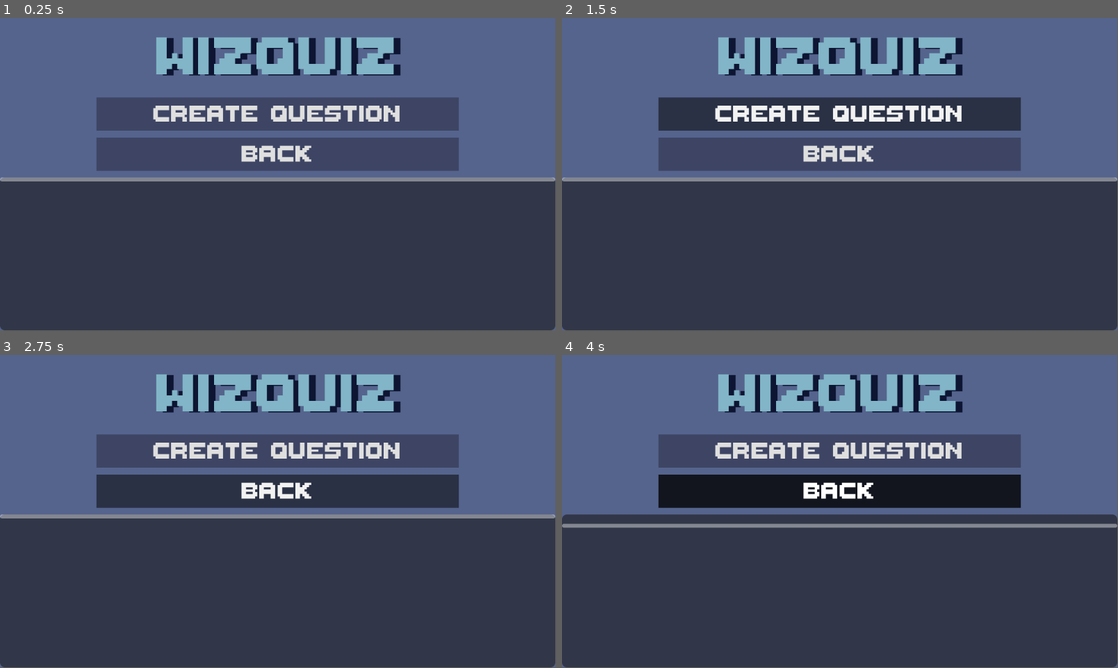
Above: before the commit, frames 1-4 (two rows, left to right).
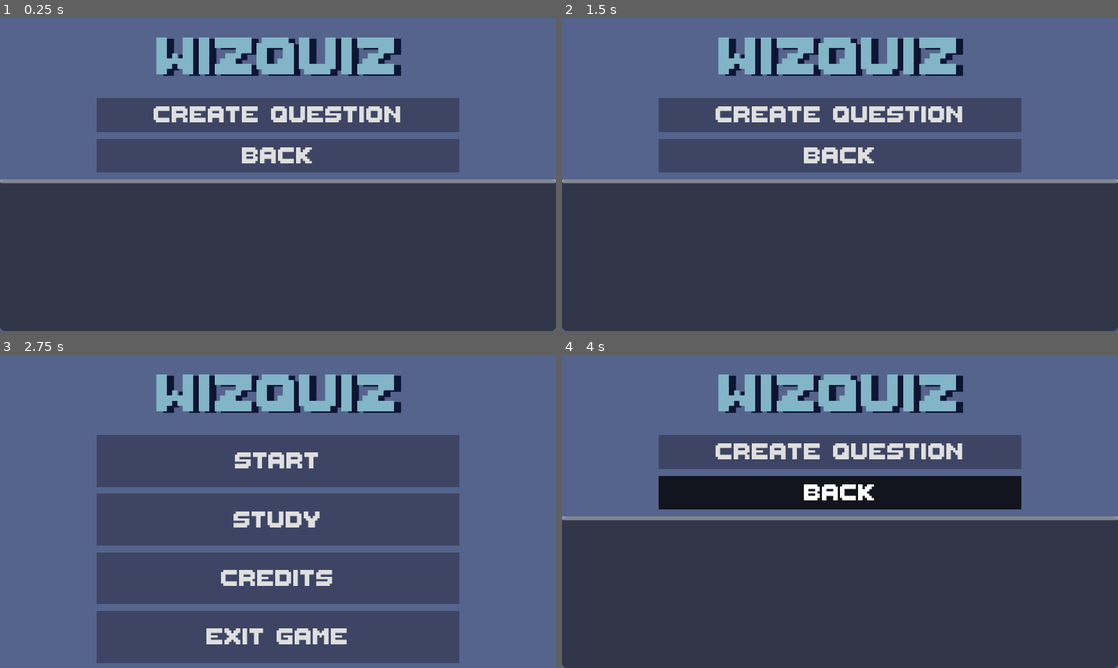
Above: after the commit, the same moments.

Repository: Luckac69/Congress_Application_Challenge_2023
Game: Godot game, scene res://Scenes/study_menu.tscn
Same seed, same stepped clock (60 frames per second), same inputs: the game is played once before the commit and once after it. This scene is started directly instead of the project's main scene.
Inputs (mouse positions are in pixels of both pictures, inside the frame that each line leads up to):
- Up to frame 1 (0.25 s): no input
- Up to frame 2 (1.5 s): click "Create QUESTION" at 0.5 s; click "Create QUESTION" at 1.25 s
- Up to frame 3 (2.75 s): click "BACK" at 2 s
- Up to frame 4 (4 s): click (840, 520) at 2.75 s, where only the run after the commit has a clickable "STUDY"; tap Enter at 3.5 s; move the mouse to (962, 495) at 3.52 s; press the mouse at (962, 495) at 3.53 s; hold D (right) from 3.53 s (still down)
In our replay, the window is 799x449 before the commit and 800x450 after it. These sizes can differ from the game's own. Grey fills any space a smaller window leaves; there, only what the larger window draws over its background counts as a difference.

The runs differ from the first frame. In frame 1, 3.8% of the frame differs, in the area x 0-100%, y 0-100%; in frame 2, 8.9%; in frame 3, 61%, in the area x 0-100%, y 6-100%; in frame 4, 5.9%.

Commit message:
Added Question Answering and Question Creation Gui
only added gui functionality not so much

Diff:
--- /dev/null
+++ b/QuestionAnswer.tscn
@@ -0,0 +1,159 @@
+[gd_scene load_steps=5 format=3 uid="uid://k7eusrjpuycy"]
+
+[ext_resource type="FontFile" uid="uid://ewapdr1gqw01" path="res://PreFabs/ThaleahFat.ttf" id="1_b5icy"]
+
+[sub_resource type="StyleBoxFlat" id="StyleBoxFlat_n15j1"]
+bg_color = Color(0.101961, 0.0862745, 0.145098, 0.392157)
+
+[sub_resource type="StyleBoxFlat" id="StyleBoxFlat_fn8vc"]
+bg_color = Color(0, 0, 0, 0.509804)
+
+[sub_resource type="StyleBoxFlat" id="StyleBoxFlat_2h1n5"]
+bg_color = Color(0, 0, 0, 0.784314)
+
+[node name="Control" type="Control"]
+layout_mode = 3
+anchors_preset = 15
+anchor_right = 1.0
+anchor_bottom = 1.0
+grow_horizontal = 2
+grow_vertical = 2
+
+[node name="ColorRect" type="ColorRect" parent="."]
+offset_right = 1152.0
+offset_bottom = 648.0
+color = Color(0.333333, 0.392157, 0.552941, 1)
+
+[node name="MarginContainer" type="MarginContainer" parent="."]
+offset_right = 1152.0
+offset_bottom = 648.0
+
+[node name="VBoxContainer" type="VBoxContainer" parent="MarginContainer"]
+layout_mode = 2
+
+[node name="Title" type="Label" parent="MarginContainer/VBoxContainer"]
+layout_mode = 2
+size_flags_vertical = 0
+size_flags_stretch_ratio = 88.8
+theme_override_colors/font_color = Color(0.505882, 0.709804, 0.780392, 1)
+theme_override_colors/font_shadow_color = Color(0.0509804, 0.0823529, 0.2, 1)
+theme_override_constants/shadow_offset_x = 14
+theme_override_constants/shadow_offset_y = 2
+theme_override_fonts/font = ExtResource("1_b5icy")
+theme_override_font_sizes/font_size = 175
+text = "WizQuiz"
+horizontal_alignment = 1
+vertical_alignment = 1
+
+[node name="QuizZone" type="VBoxContainer" parent="MarginContainer/VBoxContainer"]
+layout_mode = 2
+size_flags_vertical = 3
+size_flags_stretch_ratio = 0.0
+alignment = 1
+
+[node name="QuestionBox" type="VBoxContainer" parent="MarginContainer/VBoxContainer/QuizZone"]
+layout_mode = 2
+size_flags_vertical = 3
+
+[node name="QuestionMargin" type="MarginContainer" parent="MarginContainer/VBoxContainer/QuizZone/QuestionBox"]
+layout_mode = 2
+size_flags_vertical = 3
+theme_override_constants/margin_left = 0
+theme_override_constants/margin_right = 0
+theme_override_constants/margin_bottom = 20
+
+[node name="ColorRect" type="ColorRect" parent="MarginContainer/VBoxContainer/QuizZone/QuestionBox/QuestionMargin"]
+layout_mode = 2
+color = Color(0.191406, 0.214844, 0.277344, 1)
+
+[node name="Label" type="Label" parent="MarginContainer/VBoxContainer/QuizZone/QuestionBox/QuestionMargin"]
+layout_mode = 2
+size_flags_vertical = 1
+theme_override_fonts/font = ExtResource("1_b5icy")
+theme_override_font_sizes/font_size = 45
+vertical_alignment = 1
+autowrap_mode = 3
+
+[node name="AnswerChoicesTop" type="HBoxContainer" parent="MarginContainer/VBoxContainer/QuizZone"]
+layout_mode = 2
+size_flags_vertical = 3
+
+[node name="AnswerChoiceOne" type="MarginContainer" parent="MarginContainer/VBoxContainer/QuizZone/AnswerChoicesTop"]
+layout_mode = 2
+size_flags_horizontal = 3
+theme_override_constants/margin_left = 20
+theme_override_constants/margin_right = 20
+theme_override_constants/margin_bottom = 20
+
+[node name="AnswerButton" type="Button" parent="MarginContainer/VBoxContainer/QuizZone/AnswerChoicesTop/AnswerChoiceOne"]
+layout_mode = 2
+focus_mode = 0
+theme_override_constants/outline_size = 0
+theme_override_fonts/font = ExtResource("1_b5icy")
+theme_override_font_sizes/font_size = 45
+theme_override_styles/normal = SubResource("StyleBoxFlat_n15j1")
+theme_override_styles/hover = SubResource("StyleBoxFlat_fn8vc")
+theme_override_styles/pressed = SubResource("StyleBoxFlat_2h1n5")
+alignment = 0
+text_overrun_behavior = 1
+
+[node name="AnswerChoiceTwo" type="MarginContainer" parent="MarginContainer/VBoxContainer/QuizZone/AnswerChoicesTop"]
+layout_mode = 2
+size_flags_horizontal = 3
+theme_override_constants/margin_left = 20
+theme_override_constants/margin_right = 20
+theme_override_constants/margin_bottom = 20
+
+[node name="AnswerButton" type="Button" parent="MarginContainer/VBoxContainer/QuizZone/AnswerChoicesTop/AnswerChoiceTwo"]
+layout_mode = 2
+focus_mode = 0
+theme_override_constants/outline_size = 0
+theme_override_fonts/font = ExtResource("1_b5icy")
+theme_override_font_sizes/font_size = 45
+theme_override_styles/normal = SubResource("StyleBoxFlat_n15j1")
+theme_override_styles/hover = SubResource("StyleBoxFlat_fn8vc")
+theme_override_styles/pressed = SubResource("StyleBoxFlat_2h1n5")
+alignment = 0
+text_overrun_behavior = 1
+
+[node name="AnswerChoicesBottom" type="HBoxContainer" parent="MarginContainer/VBoxContainer/QuizZone"]
+layout_mode = 2
+size_flags_vertical = 3
+
+[node name="AnswerChoiceOne" type="MarginContainer" parent="MarginContainer/VBoxContainer/QuizZone/AnswerChoicesBottom"]
+layout_mode = 2
+size_flags_horizontal = 3
+theme_override_constants/margin_left = 20
+theme_override_constants/margin_right = 20
+theme_override_constants/margin_bottom = 20
+
+[node name="AnswerButton" type="Button" parent="MarginContainer/VBoxContainer/QuizZone/AnswerChoicesBottom/AnswerChoiceOne"]
+layout_mode = 2
+focus_mode = 0
+theme_override_constants/outline_size = 0
+theme_override_fonts/font = ExtResource("1_b5icy")
+theme_override_font_sizes/font_size = 45
+theme_override_styles/normal = SubResource("StyleBoxFlat_n15j1")
+theme_override_styles/hover = SubResource("StyleBoxFlat_fn8vc")
+theme_override_styles/pressed = SubResource("StyleBoxFlat_2h1n5")
+alignment = 0
+text_overrun_behavior = 1
+
+[node name="AnswerChoiceTwo" type="MarginContainer" parent="MarginContainer/VBoxContainer/QuizZone/AnswerChoicesBottom"]
+layout_mode = 2
+size_flags_horizontal = 3
+theme_override_constants/margin_left = 20
+theme_override_constants/margin_right = 20
+theme_override_constants/margin_bottom = 20
+
+[node name="AnswerButton" type="Button" parent="MarginContainer/VBoxContainer/QuizZone/AnswerChoicesBottom/AnswerChoiceTwo"]
+layout_mode = 2
+focus_mode = 0
+theme_override_constants/outline_size = 0
+theme_override_fonts/font = ExtResource("1_b5icy")
+theme_override_font_sizes/font_size = 45
+theme_override_styles/normal = SubResource("StyleBoxFlat_n15j1")
+theme_override_styles/hover = SubResource("StyleBoxFlat_fn8vc")
+theme_override_styles/pressed = SubResource("StyleBoxFlat_2h1n5")
+alignment = 0
+text_overrun_behavior = 1
--- a/Scenes/main_menu.gd
+++ b/Scenes/main_menu.gd
@@ -1,15 +1,11 @@
 extends Control
-
-@export var mainGameScene : PackedScene
-
-
 
 func _on_start_button_button_up():
 	get_tree().change_scene_to_file("res://Scenes/World.tscn")
 
 
 func _on_study_button_button_up():
-	pass # Replace with function body.
+	get_tree().change_scene_to_file("res://Scenes/study_menu.tscn")
 
 
 func _on_credit_button_button_up():
--- /dev/null
+++ b/Scenes/study_menu.gd
@@ -0,0 +1,8 @@
+extends Control
+
+func _on_create_button_button_up():
+	get_tree().change_scene_to_file("res://question_create_menu.tscn")
+
+
+func _on_back_button_button_up():
+	get_tree().change_scene_to_file("res://Scenes/main_menu.tscn")
--- a/Scenes/study_menu.tscn
+++ b/Scenes/study_menu.tscn
@@ -1,5 +1,6 @@
-[gd_scene load_steps=5 format=3 uid="uid://cbu3ebt4vqksk"]
+[gd_scene load_steps=6 format=3 uid="uid://cbu3ebt4vqksk"]
 
+[ext_resource type="Script" path="res://Scenes/study_menu.gd" id="1_ax0j1"]
 [ext_resource type="FontFile" uid="uid://ewapdr1gqw01" path="res://PreFabs/ThaleahFat.ttf" id="1_ivmrx"]
 
 [sub_resource type="StyleBoxFlat" id="StyleBoxFlat_jgita"]
@@ -18,6 +19,7 @@
 anchor_bottom = 1.0
 grow_horizontal = 2
 grow_vertical = 2
+script = ExtResource("1_ax0j1")
 
 [node name="ColorRect" type="ColorRect" parent="."]
 layout_mode = 0
@@ -53,14 +55,14 @@
 size_flags_stretch_ratio = 0.0
 alignment = 1
 
-[node name="StartContainer" type="MarginContainer" parent="MarginContainer/VBoxContainer/VBoxContainer"]
+[node name="CreateButtonContainer" type="MarginContainer" parent="MarginContainer/VBoxContainer/VBoxContainer"]
 layout_mode = 2
 size_flags_vertical = 3
 theme_override_constants/margin_left = 200
 theme_override_constants/margin_right = 200
 theme_override_constants/margin_bottom = 10
 
-[node name="StartButton" type="Button" parent="MarginContainer/VBoxContainer/VBoxContainer/StartContainer"]
+[node name="CreateButton" type="Button" parent="MarginContainer/VBoxContainer/VBoxContainer/CreateButtonContainer"]
 layout_mode = 2
 focus_mode = 0
 theme_override_constants/outline_size = 0
@@ -71,14 +73,14 @@
 theme_override_styles/pressed = SubResource("StyleBoxFlat_s4g8y")
 text = "Create QUESTION"
 
-[node name="ExitGameContainer" type="MarginContainer" parent="MarginContainer/VBoxContainer/VBoxContainer"]
+[node name="BackButtonContainer" type="MarginContainer" parent="MarginContainer/VBoxContainer/VBoxContainer"]
 layout_mode = 2
 size_flags_vertical = 3
 theme_override_constants/margin_left = 200
 theme_override_constants/margin_right = 200
 theme_override_constants/margin_bottom = 10
 
-[node name="ExitButton" type="Button" parent="MarginContainer/VBoxContainer/VBoxContainer/ExitGameContainer"]
+[node name="BackButton" type="Button" parent="MarginContainer/VBoxContainer/VBoxContainer/BackButtonContainer"]
 layout_mode = 2
 focus_mode = 0
 theme_override_constants/outline_size = 0
@@ -94,3 +96,6 @@
 layout_mode = 2
 size_flags_horizontal = 1
 size_flags_vertical = 3
+
+[connection signal="button_up" from="MarginContainer/VBoxContainer/VBoxContainer/CreateButtonContainer/CreateButton" to="." method="_on_create_button_button_up"]
+[connection signal="button_up" from="MarginContainer/VBoxContainer/VBoxContainer/BackButtonContainer/BackButton" to="." method="_on_back_button_button_up"]
--- a/project.godot
+++ b/project.godot
@@ -18,6 +18,10 @@
 [autoload]
 
 GlobalScript="*res://global.gd"
+
+[display]
+
+window/stretch/mode="canvas_items"
 
 [input]
 
--- /dev/null
+++ b/question_create_menu.gd
@@ -0,0 +1,25 @@
+extends Control
+
+@export var Question : TextEdit
+
+@export var Answer1 : TextEdit
+@export var Answer2 : TextEdit
+@export var Answer3 : TextEdit
+@export var Answer4 : TextEdit
+
+
+
+func _on_create_button_button_up():
+	print(Question.text)
+	print(Answer1.text)
+	print(Answer2.text)
+	print(Answer3.text)
+	print(Answer4.text)
+
+	get_tree().change_scene_to_file("res://Scenes/study_menu.tscn")
+
+
+
+
+func _on_back_button_button_up():
+	get_tree().change_scene_to_file("res://Scenes/study_menu.tscn")
--- /dev/null
+++ b/question_create_menu.tscn
@@ -0,0 +1,196 @@
+[gd_scene load_steps=9 format=3 uid="uid://blm87mvoctsbj"]
+
+[ext_resource type="Script" path="res://question_create_menu.gd" id="1_ehp2s"]
+[ext_resource type="FontFile" uid="uid://ewapdr1gqw01" path="res://PreFabs/ThaleahFat.ttf" id="1_q36vf"]
+
+[sub_resource type="StyleBoxFlat" id="StyleBoxFlat_axccu"]
+bg_color = Color(0.101961, 0.0862745, 0.145098, 0.392157)
+
+[sub_resource type="StyleBoxFlat" id="StyleBoxFlat_trjkx"]
+bg_color = Color(0, 0, 0, 0.509804)
+
+[sub_resource type="StyleBoxFlat" id="StyleBoxFlat_nnka3"]
+bg_color = Color(0, 0, 0, 0.784314)
+
+[sub_resource type="StyleBoxFlat" id="StyleBoxFlat_bm0j1"]
+bg_color = Color(0.101961, 0.0862745, 0.145098, 0.392157)
+
+[sub_resource type="StyleBoxFlat" id="StyleBoxFlat_bduj1"]
+bg_color = Color(0, 0, 0, 0.509804)
+
+[sub_resource type="StyleBoxFlat" id="StyleBoxFlat_rgnqm"]
+bg_color = Color(0, 0, 0, 0.784314)
+
+[node name="QuestionCreateMenu" type="Control" node_paths=PackedStringArray("Question", "Answer1", "Answer2", "Answer3", "Answer4")]
+layout_mode = 3
+anchors_preset = 15
+anchor_right = 1.0
+anchor_bottom = 1.0
+grow_horizontal = 2
+grow_vertical = 2
+script = ExtResource("1_ehp2s")
+Question = NodePath("MarginContainer/VBoxContainer/QuizZone/QuestionBox/QuestionMargin/QuestionTextEnter")
+Answer1 = NodePath("MarginContainer/VBoxContainer/QuizZone/AnswerChoicesTop/AnswerChoiceOne/TextEdit")
+Answer2 = NodePath("MarginContainer/VBoxContainer/QuizZone/AnswerChoicesTop/AnswerChoiceTwo/TextEdit2")
+Answer3 = NodePath("MarginContainer/VBoxContainer/QuizZone/AnswerChoicesBottom/AnswerChoiceOne/TextEdit")
+Answer4 = NodePath("MarginContainer/VBoxContainer/QuizZone/AnswerChoicesBottom/AnswerChoiceTwo/TextEdit2")
+
+[node name="ColorRect" type="ColorRect" parent="."]
+layout_mode = 0
+offset_right = 1152.0
+offset_bottom = 648.0
+color = Color(0.333333, 0.392157, 0.552941, 1)
+
+[node name="MarginContainer" type="MarginContainer" parent="."]
+layout_mode = 0
+offset_right = 1152.0
+offset_bottom = 648.0
+
+[node name="VBoxContainer" type="VBoxContainer" parent="MarginContainer"]
+layout_mode = 2
+
+[node name="Title" type="Label" parent="MarginContainer/VBoxContainer"]
+layout_mode = 2
+size_flags_vertical = 0
+size_flags_stretch_ratio = 88.8
+theme_override_colors/font_color = Color(0.505882, 0.709804, 0.780392, 1)
+theme_override_colors/font_shadow_color = Color(0.0509804, 0.0823529, 0.2, 1)
+theme_override_constants/shadow_offset_x = 14
+theme_override_constants/shadow_offset_y = 2
+theme_override_fonts/font = ExtResource("1_q36vf")
+theme_override_font_sizes/font_size = 175
+text = "WizQuiz"
+horizontal_alignment = 1
+vertical_alignment = 1
+
+[node name="QuizZone" type="VBoxContainer" parent="MarginContainer/VBoxContainer"]
+layout_mode = 2
+size_flags_vertical = 3
+size_flags_stretch_ratio = 0.0
+alignment = 1
+
+[node name="QuestionBox" type="VBoxContainer" parent="MarginContainer/VBoxContainer/QuizZone"]
+layout_mode = 2
+size_flags_vertical = 3
+
+[node name="QuestionMargin" type="MarginContainer" parent="MarginContainer/VBoxContainer/QuizZone/QuestionBox"]
+layout_mode = 2
+size_flags_vertical = 3
+theme_override_constants/margin_left = 0
+theme_override_constants/margin_right = 0
+theme_override_constants/margin_bottom = 20
+
+[node name="QuestionTextEnter" type="TextEdit" parent="MarginContainer/VBoxContainer/QuizZone/QuestionBox/QuestionMargin"]
+layout_mode = 2
+theme_override_fonts/font = ExtResource("1_q36vf")
+theme_override_font_sizes/font_size = 35
+placeholder_text = "Enter Question Here
+"
+wrap_mode = 1
+
+[node name="AnswerChoicesTop" type="HBoxContainer" parent="MarginContainer/VBoxContainer/QuizZone"]
+layout_mode = 2
+size_flags_vertical = 3
+
+[node name="AnswerChoiceOne" type="MarginContainer" parent="MarginContainer/VBoxContainer/QuizZone/AnswerChoicesTop"]
+layout_mode = 2
+size_flags_horizontal = 3
+theme_override_constants/margin_left = 20
+theme_override_constants/margin_right = 20
+theme_override_constants/margin_bottom = 20
+
+[node name="TextEdit" type="TextEdit" parent="MarginContainer/VBoxContainer/QuizZone/AnswerChoicesTop/AnswerChoiceOne"]
+layout_mode = 2
+theme_override_fonts/font = ExtResource("1_q36vf")
+theme_override_font_sizes/font_size = 35
+placeholder_text = "Enter Answer Choice Here"
+wrap_mode = 1
+
+[node name="AnswerChoiceTwo" type="MarginContainer" parent="MarginContainer/VBoxContainer/QuizZone/AnswerChoicesTop"]
+layout_mode = 2
+size_flags_horizontal = 3
+theme_override_constants/margin_left = 20
+theme_override_constants/margin_right = 20
+theme_override_constants/margin_bottom = 20
+
+[node name="TextEdit2" type="TextEdit" parent="MarginContainer/VBoxContainer/QuizZone/AnswerChoicesTop/AnswerChoiceTwo"]
+layout_mode = 2
+theme_override_fonts/font = ExtResource("1_q36vf")
+theme_override_font_sizes/font_size = 35
+placeholder_text = "Enter Answer Choice Here"
+wrap_mode = 1
+
+[node name="AnswerChoicesBottom" type="HBoxContainer" parent="MarginContainer/VBoxContainer/QuizZone"]
+layout_mode = 2
+size_flags_vertical = 3
+
+[node name="AnswerChoiceOne" type="MarginContainer" parent="MarginContainer/VBoxContainer/QuizZone/AnswerChoicesBottom"]
+layout_mode = 2
+size_flags_horizontal = 3
+theme_override_constants/margin_left = 20
+theme_override_constants/margin_right = 20
+theme_override_constants/margin_bottom = 20
+
+[node name="TextEdit" type="TextEdit" parent="MarginContainer/VBoxContainer/QuizZone/AnswerChoicesBottom/AnswerChoiceOne"]
+layout_mode = 2
+theme_override_fonts/font = ExtResource("1_q36vf")
+theme_override_font_sizes/font_size = 35
+placeholder_text = "Enter Answer Choice Here"
+wrap_mode = 1
+
+[node name="AnswerChoiceTwo" type="MarginContainer" parent="MarginContainer/VBoxContainer/QuizZone/AnswerChoicesBottom"]
+layout_mode = 2
+size_flags_horizontal = 3
+theme_override_constants/margin_left = 20
+theme_override_constants/margin_right = 20
+theme_override_constants/margin_bottom = 20
+
+[node name="TextEdit2" type="TextEdit" parent="MarginContainer/VBoxContainer/QuizZone/AnswerChoicesBottom/AnswerChoiceTwo"]
+layout_mode = 2
+theme_override_fonts/font = ExtResource("1_q36vf")
+theme_override_font_sizes/font_size = 35
+placeholder_text = "Enter Answer Choice Here"
+wrap_mode = 1
+
+[node name="HBoxContainer" type="HBoxContainer" parent="MarginContainer/VBoxContainer/QuizZone"]
+layout_mode = 2
+
+[node name="CreateButtonContainer" type="MarginContainer" parent="MarginContainer/VBoxContainer/QuizZone/HBoxContainer"]
+layout_mode = 2
+size_flags_vertical = 3
+theme_override_constants/margin_left = 50
+theme_override_constants/margin_right = 50
+theme_override_constants/margin_bottom = 10
+
+[node name="CreateButton" type="Button" parent="MarginContainer/VBoxContainer/QuizZone/HBoxContainer/CreateButtonContainer"]
+layout_mode = 2
+focus_mode = 0
+theme_override_constants/outline_size = 0
+theme_override_fonts/font = ExtResource("1_q36vf")
+theme_override_font_sizes/font_size = 75
+theme_override_styles/normal = SubResource("StyleBoxFlat_axccu")
+theme_override_styles/hover = SubResource("StyleBoxFlat_trjkx")
+theme_override_styles/pressed = SubResource("StyleBoxFlat_nnka3")
+text = "Create QUESTION"
+
+[node name="BackButtonContainer" type="MarginContainer" parent="MarginContainer/VBoxContainer/QuizZone/HBoxContainer"]
+layout_mode = 2
+size_flags_horizontal = 3
+theme_override_constants/margin_left = 50
+theme_override_constants/margin_right = 50
+theme_override_constants/margin_bottom = 10
+
+[node name="BackButton" type="Button" parent="MarginContainer/VBoxContainer/QuizZone/HBoxContainer/BackButtonContainer"]
+layout_mode = 2
+focus_mode = 0
+theme_override_constants/outline_size = 0
+theme_override_fonts/font = ExtResource("1_q36vf")
+theme_override_font_sizes/font_size = 75
+theme_override_styles/normal = SubResource("StyleBoxFlat_bm0j1")
+theme_override_styles/hover = SubResource("StyleBoxFlat_bduj1")
+theme_override_styles/pressed = SubResource("StyleBoxFlat_rgnqm")
+text = "BACK
+"
+
+[connection signal="button_up" from="MarginContainer/VBoxContainer/QuizZone/HBoxContainer/CreateButtonContainer/CreateButton" to="." method="_on_create_button_button_up"]
+[connection signal="button_up" from="MarginContainer/VBoxContainer/QuizZone/HBoxContainer/BackButtonContainer/BackButton" to="." method="_on_back_button_button_up"]
